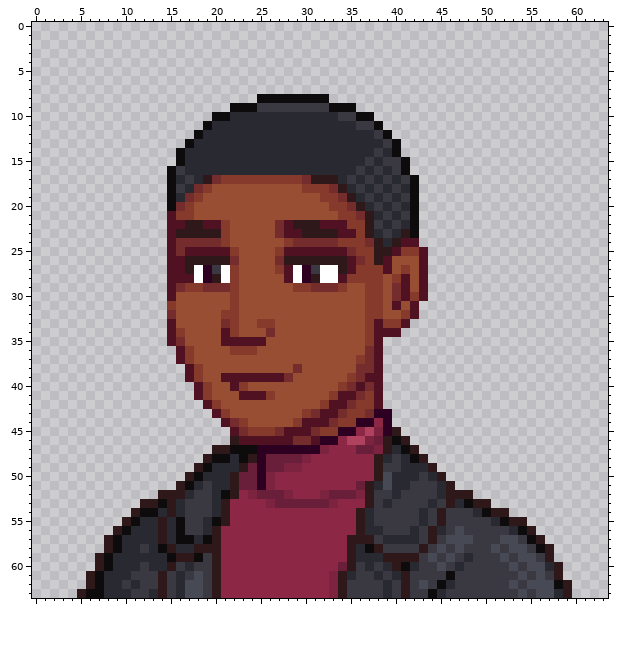
Pixel-art sprite: graphics/field_mugshots/people/samuel/happy.png. Above, as it was before the edit.
The file is 64x64 pixels.
Now the later version:
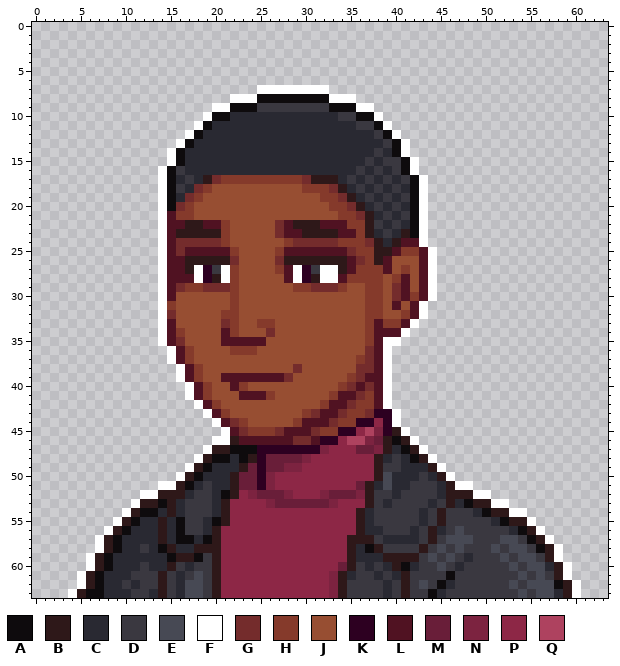
Palette (. is transparent): A #0e0b0d  B #2e1819  C #292932  D #3a3840  E #474954  F #ffffff  G #742c2c  H #853a2b  J #974e32  K #2d0021  L #501222  M #691e39  N #7c2340  P #8d2746  Q #ae425f
Changes in this commit:
y 7: x 25..32 ........ -> FFFFFFFF
y 8: x 22..24 ... -> FFF; x 33..35 ... -> FFF
y 9: x 20..21 .. -> FF; x 36..37 .. -> FF
y 10: x 19 . -> F; x 38 . -> F
y 11: x 18 . -> F; x 39 . -> F
y 12: x 17 . -> F; x 40 . -> F
y 13: x 16 . -> F; x 41 . -> F
y 14: x 15 . -> F; x 41 . -> F
y 15: x 15 . -> F; x 42 . -> F
y 16: x 14 . -> F; x 42 . -> F
y 17..24: x 14 . -> F; x 43 . -> F
y 25..30: x 14 . -> F; x 44 . -> F
y 31..32: x 14 . -> F; x 43 . -> F
y 33: x 14 . -> F; x 42 . -> F
y 34: x 14 . -> F; x 41 . -> F
y 35: x 14 . -> F; x 39..40 .. -> FF
y 36..37: x 15 . -> F; x 39 . -> F
y 38..39: x 16 . -> F; x 39 . -> F
y 40..41: x 17 . -> F; x 39 . -> F
y 42: x 18 . -> F; x 39 . -> F
y 43: x 19 . -> F; x 40 . -> F
y 44: x 20 . -> F; x 40 . -> F
y 45: x 21 . -> F; x 41 . -> F
y 46: x 20..21 .. -> FF; x 42 . -> F
y 47: x 19 . -> F; x 43 . -> F
y 48: x 18 . -> F; x 44 . -> F
y 49: x 17 . -> F; x 45 . -> F
y 50: x 16 . -> F; x 46 . -> F
y 51: x 14..15 .. -> FF; x 47..48 .. -> FF
y 52: x 12..13 .. -> FF; x 49..50 .. -> FF
y 53: x 11 . -> F; x 51..52 .. -> FF
y 54: x 10 . -> F; x 53..54 .. -> FF
y 55: x 9 . -> F; x 55 . -> F
y 56: x 8 . -> F; x 56 . -> F
y 57: x 7 . -> F; x 57 . -> F
y 58: x 7 . -> F; x 58 . -> F
y 59: x 6 . -> F; x 58 . -> F
y 60: x 6 . -> F; x 59 . -> F
y 61: x 5 . -> F; x 59 . -> F
y 62: x 5 . -> F; x 60 . -> F
y 63: x 4 . -> F; x 60 . -> F
